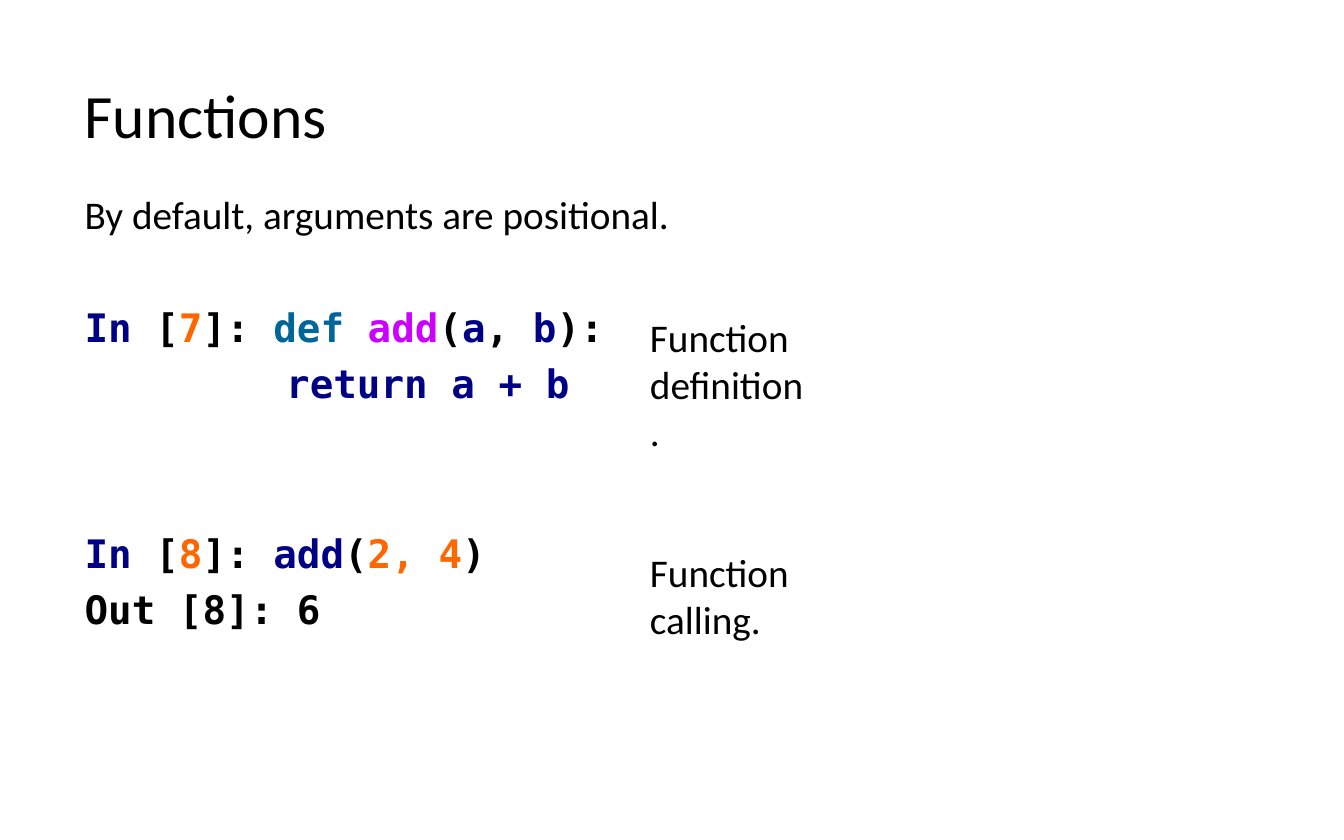
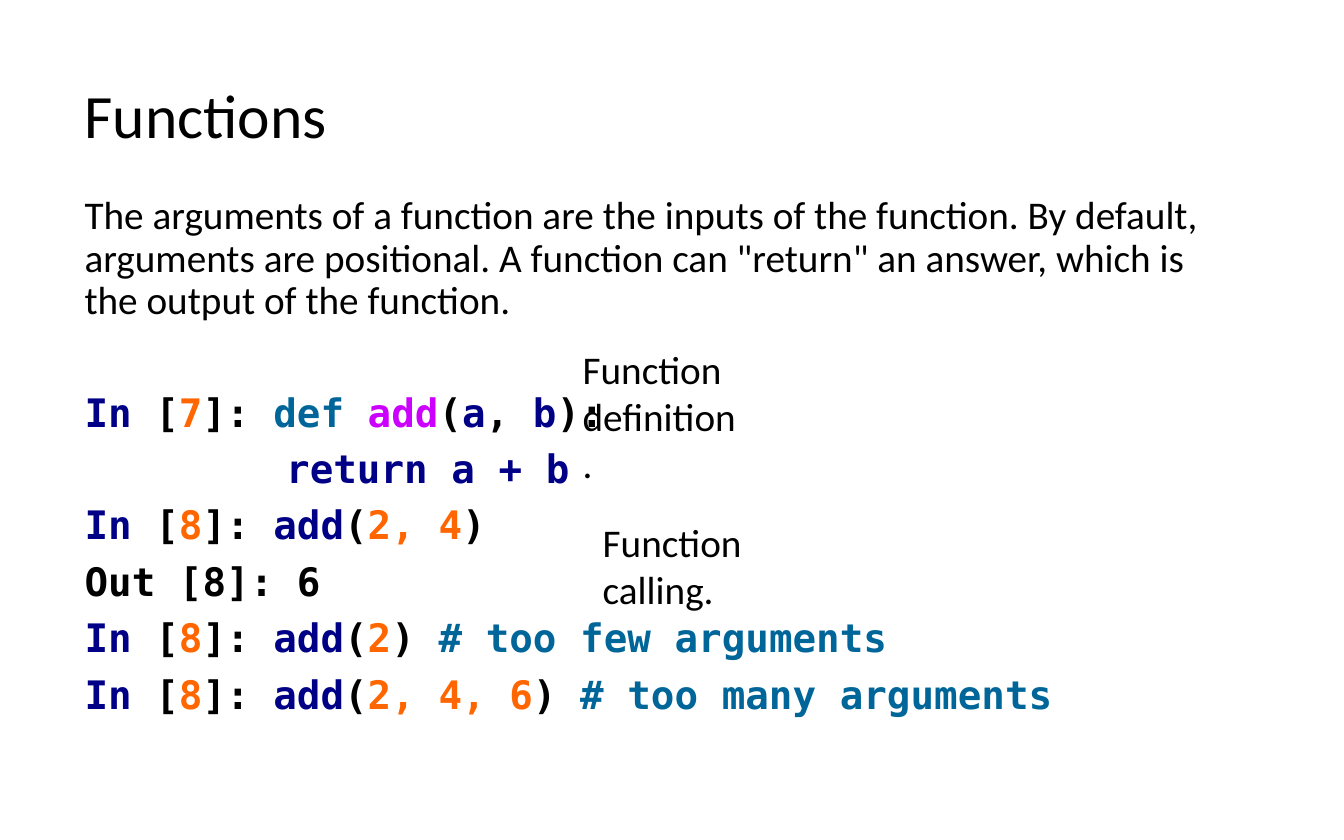
Before and after one commit to LongBaoNguyen/longbaonguyen.github.io, a slide deck: slide 4 of courses/apcsp/lect8.pptx (slide 23 before the commit). Drawn at 1344x840 pixels with LibreOffice and Linux fonts; fonts in the diff are those of the drawing. Boxes give left, top, right and bottom in pixels: in the first picture for what was removed or moved away, otherwise in the second. Text is boxed around its words. In the diff, an @@ line names an element or a change of style, - is before the commit and + after.

```diff
--- a/courses/apcsp/lect8.pptx
+++ b/courses/apcsp/lect8.pptx
@@ text at (x1=85, y1=201, x2=1197, y2=321): text changed @@
-By default, arguments are positional.
+The arguments of a function are the inputs of the function. By default, arguments are positional. A function can "return" an answer, which is the output of the function.
@@ text "Function definition." moved from (x1=650, y1=325, x2=803, y2=400) to (x1=583, y1=357, x2=736, y2=432) @@
@@ text "Function calling." moved from (x1=650, y1=560, x2=789, y2=641) to (x1=603, y1=530, x2=742, y2=611) @@
@@ text at (x1=85, y1=622, x2=1052, y2=717): paragraphs added @@
+In [8]: add(2) # too few arguments
+In [8]: add(2, 4, 6) # too many arguments
```
Also in this commit, not shown: 6 other slides changed, 18 slides added, 17 slides removed, 10 other files.
